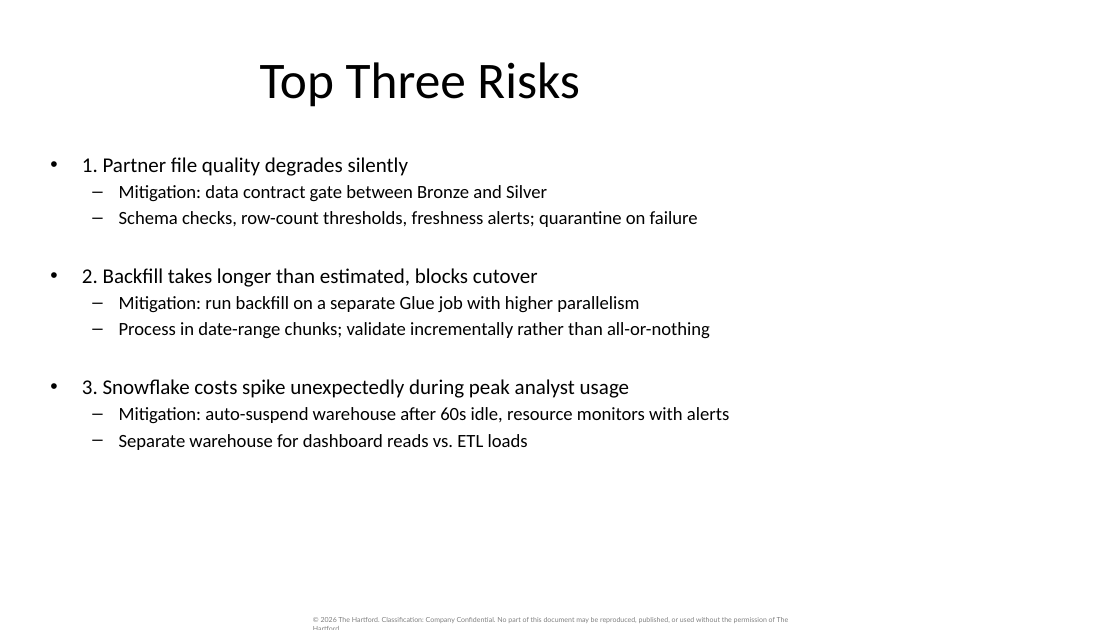
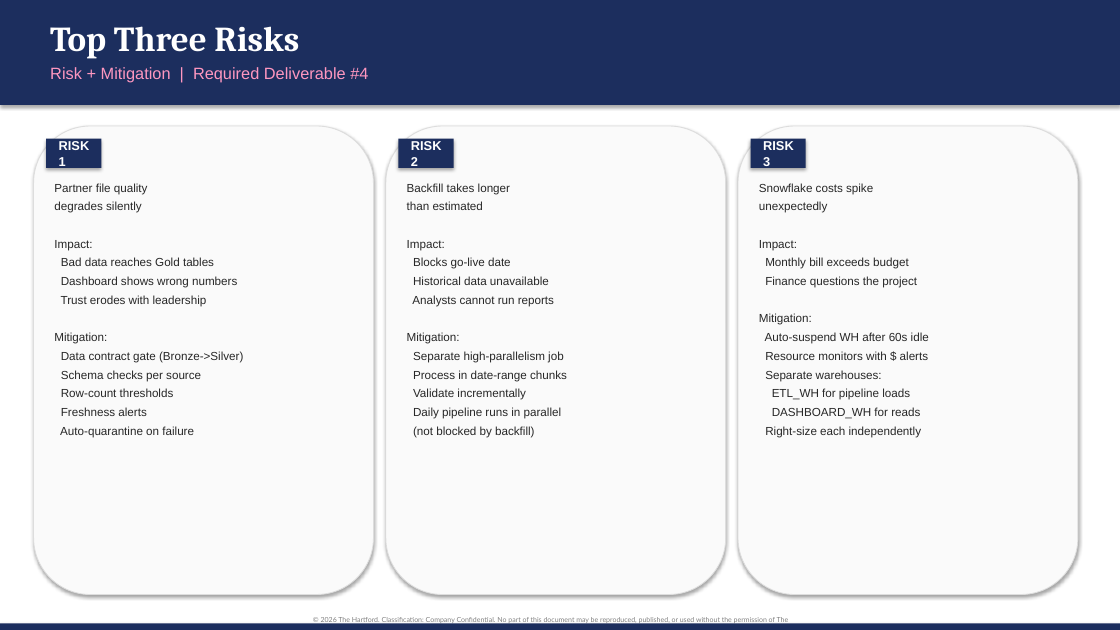
Before and after one commit to orlandojmarin/TechCatalyst_DE_2026, a slide deck: slide 10 of student-work/Week 4/Labs/Day 4/Group_Activity_PoC_to_Production.pptx (slide 9 before the commit). Drawn at 1120x630 pixels with LibreOffice and Linux fonts; fonts in the diff are those of the drawing. Boxes give left, top, right and bottom in pixels: in the first picture for what was removed or moved away, otherwise in the second. Text is boxed around its words. In the diff, an @@ line names an element or a change of style, - is before the commit and + after.

Commit message:
updated presentation to match template styling and include required tables

```diff
--- a/student-work/Week 4/Labs/Day 4/Group_Activity_PoC_to_Production.pptx
+++ b/student-work/Week 4/Labs/Day 4/Group_Activity_PoC_to_Production.pptx
@@ rectangle added at box(0, 0, 1120, 105), fill #1C2E5E @@
@@ text "Top Three Risks": place and size @@
-text "Top Three Risks" at box(260, 62, 580, 107)
+text "Top Three Risks" at box(50, 26, 299, 59)
@@ text "Top Three Risks" at box(50, 26, 299, 59): size 44 to 30 pt, font Calibri to Cambria, text colour #000000 to #FFFFFF, bold on; alignment centre to left; vertical alignment middle to top @@
@@ text added at box(50, 67, 368, 82), 14 pt, text #FE97C0 @@
+Risk + Mitigation | Required Deliverable #4
@@ rounded rectangle added at box(34, 126, 374, 595), fill #FAFAFA, outline #DDDDDD 0.75 pt @@
@@ rectangle added at box(46, 139, 102, 168), fill #1C2E5E @@
@@ text added at box(59, 141, 90, 169), 11 pt, text #FFFFFF, bold @@
+RISK 1
@@ rounded rectangle added at box(386, 126, 726, 595), fill #FAFAFA, outline #DDDDDD 0.75 pt @@
@@ rectangle added at box(398, 139, 454, 168), fill #1C2E5E @@
@@ text added at box(411, 141, 442, 169), 11 pt, text #FFFFFF, bold @@
+RISK 2
@@ rounded rectangle added at box(739, 126, 1079, 595), fill #FAFAFA, outline #DDDDDD 0.75 pt @@
@@ rectangle added at box(751, 139, 807, 168), fill #1C2E5E @@
@@ text added at box(763, 141, 794, 169), 11 pt, text #FFFFFF, bold @@
+RISK 3
@@ text removed at box(82, 157, 729, 450) @@
-• 1. Partner file quality degrades silently
-  – Mitigation: data contract gate between Bronze and Silver
-  – Schema checks, row-count thresholds, freshness alerts; quarantine on failure
-• 2. Backfill takes longer than estimated, blocks cutover
-  – Mitigation: run backfill on a separate Glue job with higher parallelism
-  – Process in date-range chunks; validate incrementally rather than all-or-nothing
-• 3. Snowflake costs spike unexpectedly during peak analyst usage
-  – Mitigation: auto-suspend warehouse after 60s idle, resource monitors with alerts
-  – Separate warehouse for dashboard reads vs. ETL loads
@@ text added at box(54, 183, 243, 438), 10 pt, text #272727 @@
+Partner file quality
+degrades silently
+Impact:
+Bad data reaches Gold tables
+Dashboard shows wrong numbers
+Trust erodes with leadership
+Mitigation:
+Data contract gate (Bronze->Silver)
+Schema checks per source
+Row-count thresholds
+Freshness alerts
+Auto-quarantine on failure
@@ text added at box(407, 183, 567, 438), 10 pt, text #272727 @@
+Backfill takes longer
+than estimated
+Impact:
+Blocks go-live date
+Historical data unavailable
+Analysts cannot run reports
+Mitigation:
+Separate high-parallelism job
+Process in date-range chunks
+Validate incrementally
+Daily pipeline runs in parallel
+(not blocked by backfill)
@@ text added at box(759, 183, 929, 438), 10 pt, text #272727 @@
+Snowflake costs spike
+unexpectedly
+Impact:
+Monthly bill exceeds budget
+Finance questions the project
+Mitigation:
+Auto-suspend WH after 60s idle
+Resource monitors with $ alerts
+Separate warehouses:
+ETL_WH for pipeline loads
+DASHBOARD_WH for reads
+Right-size each independently
@@ rectangle added at box(0, 623, 1120, 630), fill #1C2E5E @@
```
Also in this commit, not shown: 7 other slides changed, 4 slides added, 4 slides removed.
